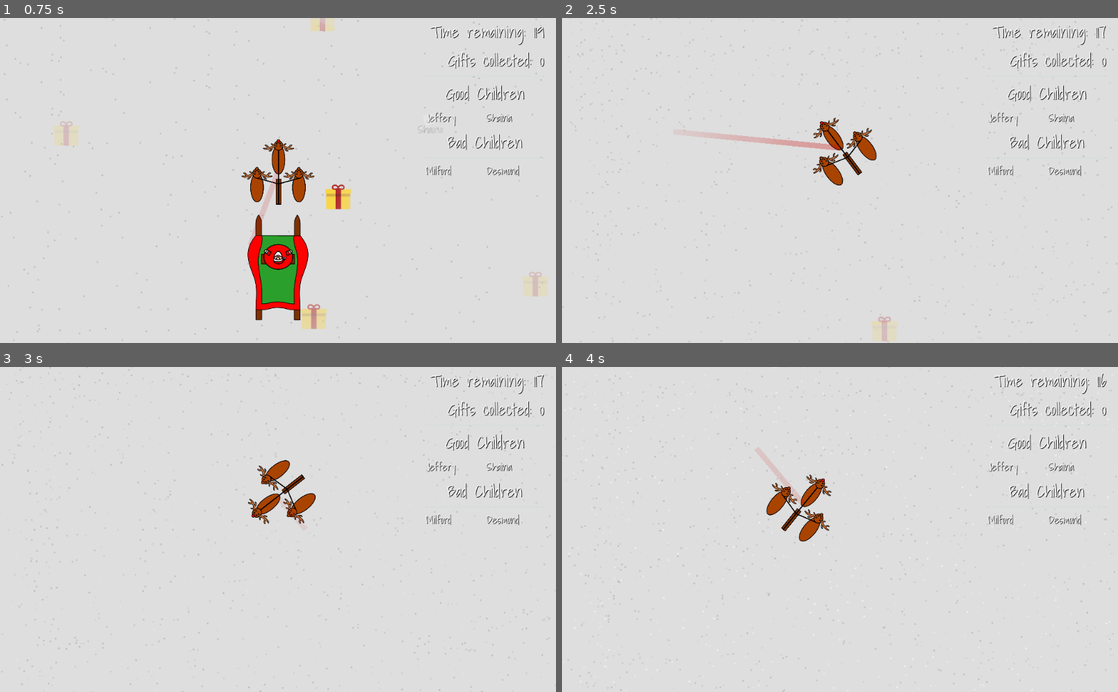
Above: before the commit, frames 1-4 (two rows, left to right).
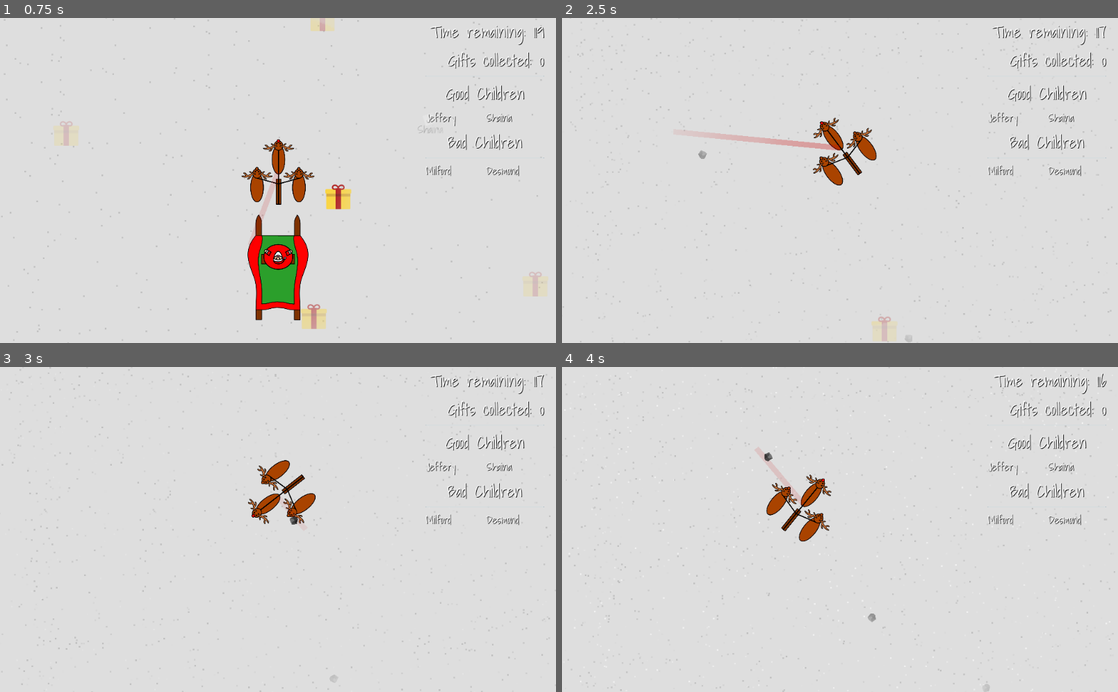
Above: after the commit, the same moments.

Repository: GameDrivenDesign/SebastHolyWandarousChristmasGame
Game: Godot game, scene res://scenes/world/world.tscn
Same seed, same stepped clock (60 frames per second), same inputs: the game is played once before the commit and once after it.
Inputs (mouse positions are in pixels of both pictures, inside the frame that each line leads up to):
- Up to frame 1 (0.75 s): move the mouse to (250, 245) at 0.52 s; hold Up (up) from 0.53 s (still down); click (250, 245) at 0.6 s
- Up to frame 2 (2.5 s): right-click (812, 245) at 0.8 s; move the mouse to (1006, 229) at 1.27 s; right-click (1006, 229) at 1.35 s; click (1006, 229) at 1.55 s; move the mouse to (673, 131) at 2.02 s; release Up (up) at 2.03 s; hold Left (left) from 2.03 s (still down); click (673, 131) at 2.1 s; right-click (673, 131) at 2.3 s
- Up to frame 3 (3 s): keep holding Left (left); move the mouse to (305, 529) at 2.77 s; right-click (305, 529) at 2.85 s
- Up to frame 4 (4 s): click (867, 529) at 3.05 s; move the mouse to (756, 448) at 3.52 s; release Left (left) at 3.53 s; hold Down (down) from 3.53 s (still down); click (756, 448) at 3.6 s; right-click (756, 448) at 3.8 s

Frame 1 is identical in both runs. In frame 2, less than 0.1% of the frame differs, in the area x 24-63%, y 40-100%; in frame 3, less than 0.1%; in frame 4, less than 0.1%, in the area x 36-77%, y 26-100%.

Commit message:
add coal

Diff:
--- a/project.godot
+++ b/project.godot
@@ -30,6 +30,8 @@
  ]
 gift_projectile=[ Object(InputEventMouseButton,"resource_local_to_scene":false,"resource_name":"","device":0,"alt":fals …(218 unchanged characters)…
  ]
+coal_projectile=[ Object(InputEventMouseButton,"resource_local_to_scene":false,"resource_name":"","device":0,"alt":false,"shift":false,"control":false,"meta":false,"command":false,"button_mask":0,"position":Vector2( 0, 0 ),"global_position":Vector2( 0, 0 ),"factor":1.0,"button_index":2,"pressed":false,"doubleclick":false,"script":null)
+ ]
 
 [layer_names]
 
@@ -37,6 +39,7 @@
 2d_physics/layer_2="dumb_kid"
 2d_physics/layer_3="gift"
 2d_physics/layer_4="gift_projectile"
+2d_physics/layer_5="coal_projectile"
 
 [physics]
 
--- a/scenes/coal/coal.svg
+++ b/scenes/coal/coal.svg
@@ -58,32 +58,32 @@
      id="layer1"
      transform="translate(-16.570711,-99.82743)">
     <path
-       style="fill:#808080;stroke:none;stroke-width:0.11724696px;stroke-linecap:butt;stroke-linejoin:miter;stroke-opacity:1"
+       style="fill:#333333;stroke:none;stroke-width:0.11724696px;stroke-linecap:butt;stroke-linejoin:miter;stroke-opacity:1"
        d="m 19.130711,109.47127 14.08,-9.64384 15.36,9.64384 -4.863999,15.12328 -5.632,7.23288 -18.432001,-6.13699 -3.072,-9.86301 z"
        id="path815"
        inkscape:connector-curvature="0" />
     <path
-       style="fill:#4d4d4d;stroke:none;stroke-width:0.11724696px;stroke-linecap:butt;stroke-linejoin:miter;stroke-opacity:1"
+       style="fill:#1a1a1a;stroke:none;stroke-width:0.11724696px;stroke-linecap:butt;stroke-linejoin:miter;stroke-opacity:1"
        d="m 19.130711,109.47127 11.392001,5.26027 5.247999,-8.76712 -2.56,-6.13699 z"
        id="path817"
        inkscape:connector-curvature="0" />
     <path
-       style="fill:#cccccc;stroke:none;stroke-width:0.11724696px;stroke-linecap:butt;stroke-linejoin:miter;stroke-opacity:1"
+       style="fill:#4d4d4d;stroke:none;stroke-width:0.11724696px;stroke-linecap:butt;stroke-linejoin:miter;stroke-opacity:1"
        d="m 35.770711,105.96442 9.216,4.71232 3.583999,-1.20547 -15.359999,-9.64384 z"
        id="path819"
        inkscape:connector-curvature="0" />
     <path
-       style="fill:#666666;stroke:none;stroke-width:0.11724696px;stroke-linecap:butt;stroke-linejoin:miter;stroke-opacity:1"
+       style="fill:#333333;stroke:none;stroke-width:0.11724696px;stroke-linecap:butt;stroke-linejoin:miter;stroke-opacity:1"
        d="m 19.642711,125.69044 10.112,-4.60274 0.768001,-6.35616 -11.392001,-5.26027 -2.56,6.35616 z"
        id="path821"
        inkscape:connector-curvature="0" />
     <path
-       style="fill:#999999;stroke:none;stroke-width:0.11724696px;stroke-linecap:butt;stroke-linejoin:miter;stroke-opacity:1"
+       style="fill:#666666;stroke:none;stroke-width:0.11724696px;stroke-linecap:butt;stroke-linejoin:miter;stroke-opacity:1"
        d="m 38.074712,131.82743 5.632,-7.23288 -2.944,-8.21918 -10.24,-1.64383 -0.768001,6.35616 z"
        id="path823"
        inkscape:connector-curvature="0" />
     <path
-       style="fill:#b3b3b3;stroke:none;stroke-width:0.11724696px;stroke-linecap:butt;stroke-linejoin:miter;stroke-opacity:1"
+       style="fill:#666666;stroke:none;stroke-width:0.11724696px;stroke-linecap:butt;stroke-linejoin:miter;stroke-opacity:1"
        d="m 44.986711,110.67674 -4.223999,5.69863 2.944,8.21918 4.863998,-15.12328 z"
        id="path825"
        inkscape:connector-curvature="0" />
--- a/scenes/coal/coal.tscn
+++ b/scenes/coal/coal_projectile.tscn
@@ -7,11 +7,13 @@
 custom_solver_bias = 0.0
 radius = 10.0
 
-[node name="coal" type="RigidBody2D"]
+[node name="coal" type="RigidBody2D" groups=[
+"coal_projectile",
+]]
 
 input_pickable = false
-collision_layer = 1
-collision_mask = 1
+collision_layer = 16
+collision_mask = 2
 mode = 0
 mass = 1.0
 friction = 1.0
@@ -27,13 +29,14 @@
 linear_damp = -1.0
 angular_velocity = 0.0
 angular_damp = -1.0
+_sections_unfolded = [ "Collision" ]
 
 [node name="Sprite" type="Sprite" parent="." index="0"]
 
-scale = Vector2( 0.344919, 0.344919 )
+scale = Vector2( 0.132994, 0.132994 )
 texture = ExtResource( 1 )
 
-[node name="CollisionShape2D" type="CollisionShape2D" parent="Sprite" index="0"]
+[node name="CollisionShape2D" type="CollisionShape2D" parent="." index="1"]
 
-scale = Vector2( 5.53802, 5.53802 )
+scale = Vector2( 0.726122, 0.726122 )
 shape = SubResource( 1 )
--- a/scenes/dumb_kid/dumb_kid.gd
+++ b/scenes/dumb_kid/dumb_kid.gd
@@ -12,7 +12,7 @@
 
 var is_good_kid = true
 
-signal is_done(name, success)
+signal is_done(name, is_good_kid, got_present)
 
 func _ready():
 	player = get_parent().get_parent().get_node("player")
@@ -38,14 +38,14 @@
 	var collision_info = move_and_collide(velocity * delta)
 	if collision_info:
 		var collider = collision_info.collider
-		if "players" in collider.get_groups():
+		if "players" in collider.get_groups() or "coal_projectile" in collider.get_groups():
 			var collision_point = collision_info.position
 			var speed = (collision_info.collider_velocity - velocity).length()
 			if speed >= deadly_speed:
 				$collision_shape.disabled = true
 				$placeholder_rect.color = Color(0.8, 0, 0)
 				alive = false
-				emit_signal("is_done", $name_container/name.text, false)
+				emit_signal("is_done", $name_container/name.text, is_good_kid, false)
 		if "gift_projectiles" in collider.get_groups():
 			var collision_point = collision_info.position
 			var speed = (collision_info.collider_velocity - velocity).length()
@@ -53,10 +53,7 @@
 			$placeholder_rect.color = Color(0.0, 0.8, 0)
 			alive = false
 			collider.queue_free()
-			emit_signal("is_done", $name_container/name.text, is_good_kid)
-
-		# TODO: If hit by coal
-		# emit_signal("is_done", $name.text, not is_good_kid)
+			emit_signal("is_done", $name_container/name.text, is_good_kid, true)
 
 func set_name(name):
 	$name_container/name.text = name
--- a/scenes/dumb_kid/dumb_kid.tscn
+++ b/scenes/dumb_kid/dumb_kid.tscn
@@ -14,7 +14,7 @@
 
 input_pickable = false
 collision_layer = 2
-collision_mask = 11
+collision_mask = 27
 collision/safe_margin = 0.08
 script = ExtResource( 1 )
 _sections_unfolded = [ "Collision", "collision" ]
--- a/scenes/hud/hud.gd
+++ b/scenes/hud/hud.gd
@@ -45,5 +45,5 @@
 		bad_children.add_child(label)
 
 
-func kid_done(name, success):
-	print("HUD: Kid with name " + name + " is done: " + str(success))
+func kid_done(name, is_good_kid, got_present):
+	print("HUD: Kid with name " + name + " is done: good:" + str(is_good_kid) + ", present: " + str(got_present))
--- a/scenes/hud/hud.tscn
+++ b/scenes/hud/hud.tscn
@@ -44,7 +44,7 @@
 anchor_right = 0.0
 anchor_bottom = 0.0
 margin_left = 8.0
-margin_right = 223.0
+margin_right = 218.0
 margin_bottom = 600.0
 rect_pivot_offset = Vector2( 0, 0 )
 rect_clip_content = false
@@ -60,7 +60,7 @@
 anchor_top = 0.0
 anchor_right = 0.0
 anchor_bottom = 0.0
-margin_right = 215.0
+margin_right = 210.0
 margin_bottom = 49.0
 rect_pivot_offset = Vector2( 0, 0 )
 rect_clip_content = false
@@ -84,7 +84,7 @@
 anchor_right = 0.0
 anchor_bottom = 0.0
 margin_top = 53.0
-margin_right = 215.0
+margin_right = 210.0
 margin_bottom = 102.0
 rect_pivot_offset = Vector2( 0, 0 )
 rect_clip_content = false
@@ -108,7 +108,7 @@
 anchor_right = 0.0
 anchor_bottom = 0.0
 margin_top = 106.0
-margin_right = 215.0
+margin_right = 210.0
 margin_bottom = 110.0
 rect_pivot_offset = Vector2( 0, 0 )
 rect_clip_content = false
@@ -124,7 +124,7 @@
 anchor_right = 0.0
 anchor_bottom = 0.0
 margin_top = 114.0
-margin_right = 215.0
+margin_right = 210.0
 margin_bottom = 163.0
 rect_pivot_offset = Vector2( 0, 0 )
 rect_clip_content = false
@@ -147,7 +147,7 @@
 anchor_right = 0.0
 anchor_bottom = 0.0
 margin_top = 167.0
-margin_right = 215.0
+margin_right = 210.0
 margin_bottom = 200.0
 rect_pivot_offset = Vector2( 0, 0 )
 rect_clip_content = false
@@ -163,7 +163,7 @@
 anchor_top = 0.0
 anchor_right = 0.0
 anchor_bottom = 0.0
-margin_right = 105.0
+margin_right = 103.0
 margin_bottom = 33.0
 rect_pivot_offset = Vector2( 0, 0 )
 rect_clip_content = false
@@ -185,8 +185,8 @@
 anchor_top = 0.0
 anchor_right = 0.0
 anchor_bottom = 0.0
-margin_left = 109.0
-margin_right = 214.0
+margin_left = 107.0
+margin_right = 210.0
 margin_bottom = 33.0
 rect_pivot_offset = Vector2( 0, 0 )
 rect_clip_content = false
@@ -209,7 +209,7 @@
 anchor_right = 0.0
 anchor_bottom = 0.0
 margin_top = 204.0
-margin_right = 215.0
+margin_right = 210.0
 margin_bottom = 253.0
 rect_pivot_offset = Vector2( 0, 0 )
 rect_clip_content = false
@@ -232,7 +232,7 @@
 anchor_right = 0.0
 anchor_bottom = 0.0
 margin_top = 257.0
-margin_right = 215.0
+margin_right = 210.0
 margin_bottom = 261.0
 rect_pivot_offset = Vector2( 0, 0 )
 rect_clip_content = false
@@ -248,7 +248,7 @@
 anchor_right = 0.0
 anchor_bottom = 0.0
 margin_top = 265.0
-margin_right = 215.0
+margin_right = 210.0
 margin_bottom = 298.0
 rect_pivot_offset = Vector2( 0, 0 )
 rect_clip_content = false
@@ -264,7 +264,7 @@
 anchor_top = 0.0
 anchor_right = 0.0
 anchor_bottom = 0.0
-margin_right = 105.0
+margin_right = 103.0
 margin_bottom = 33.0
 rect_pivot_offset = Vector2( 0, 0 )
 rect_clip_content = false
@@ -286,8 +286,8 @@
 anchor_top = 0.0
 anchor_right = 0.0
 anchor_bottom = 0.0
-margin_left = 109.0
-margin_right = 214.0
+margin_left = 107.0
+margin_right = 210.0
 margin_bottom = 33.0
 rect_pivot_offset = Vector2( 0, 0 )
 rect_clip_content = false
--- a/scenes/player/player.gd
+++ b/scenes/player/player.gd
@@ -60,6 +60,15 @@
 		gift_count -= 1
 		emit_signal("gift_count_changed", gift_count)
 
+	if Input.is_action_just_pressed('coal_projectile'):
+		var mouse = get_global_mouse_position()
+		var coal_direction = mouse - global_position
+		var coal_projectile = preload('res://scenes/coal/coal_projectile.tscn').instance()
+		coal_projectile.position = position
+		coal_projectile.rotation = coal_direction.angle() + PI/2
+		coal_projectile.apply_impulse(Vector2(0.0, 0.0), coal_direction * 5)
+		get_parent().add_child(coal_projectile)
+
 func _physics_process(delta):
 	get_input()
 
--- a/scenes/player/player.tscn
+++ b/scenes/player/player.tscn
@@ -16,7 +16,7 @@
 custom_solver_bias = 0.0
 extents = Vector2( 10.3469, 10 )
 
-[node name="player" type="RigidBody2D" index="0" groups=[
+[node name="player" type="RigidBody2D" groups=[
 "players",
 ]]
 
--- a/scenes/world/world.tscn
+++ b/scenes/world/world.tscn
@@ -8,7 +8,7 @@
 [ext_resource path="res://scenes/gift/gift.tscn" type="PackedScene" id=6]
 [ext_resource path="res://scenes/dumb_kid/dumb_kid.tscn" type="PackedScene" id=7]
 
-[node name="map" type="Node2D" index="0"]
+[node name="map" type="Node2D"]
 
 script = ExtResource( 1 )
 
